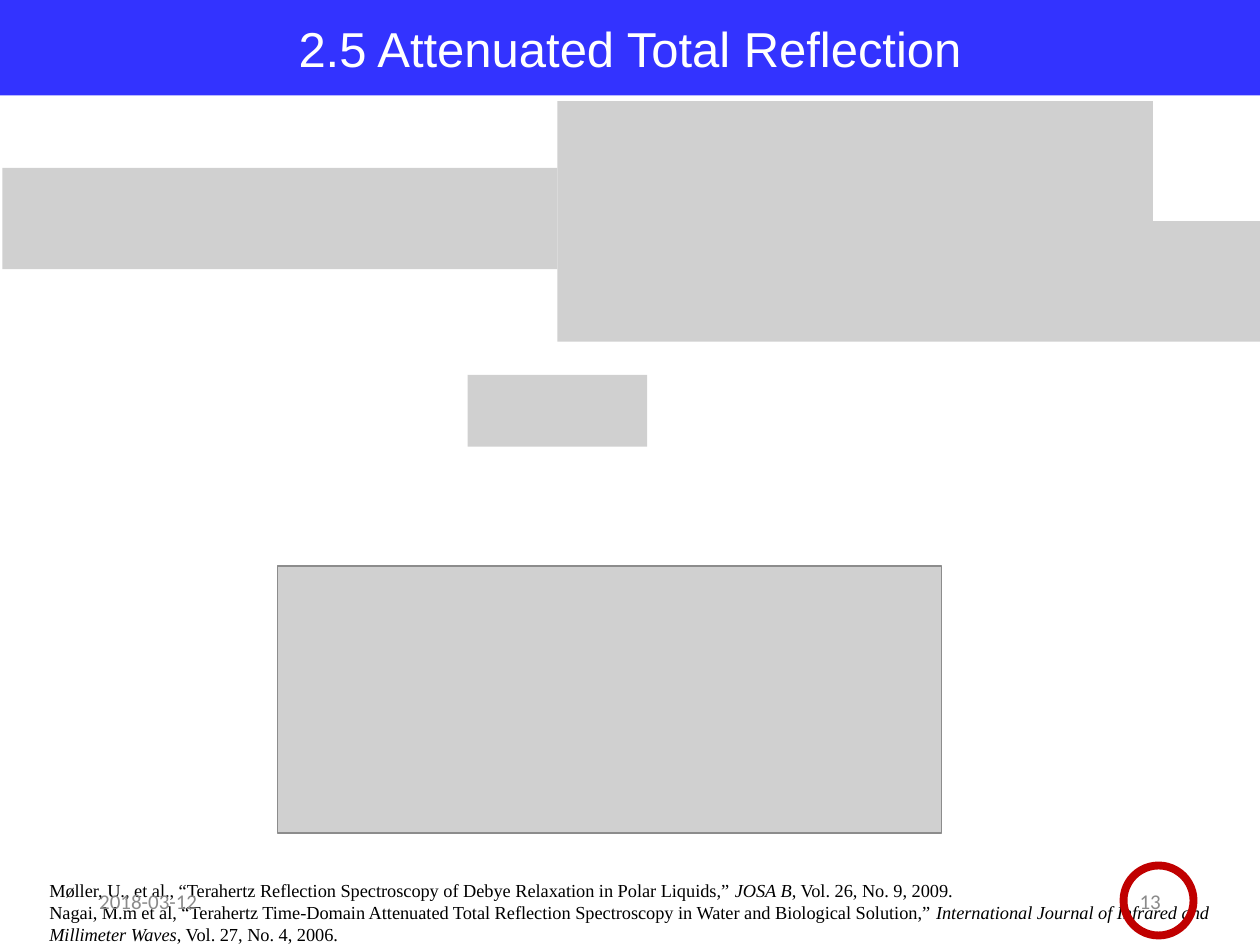
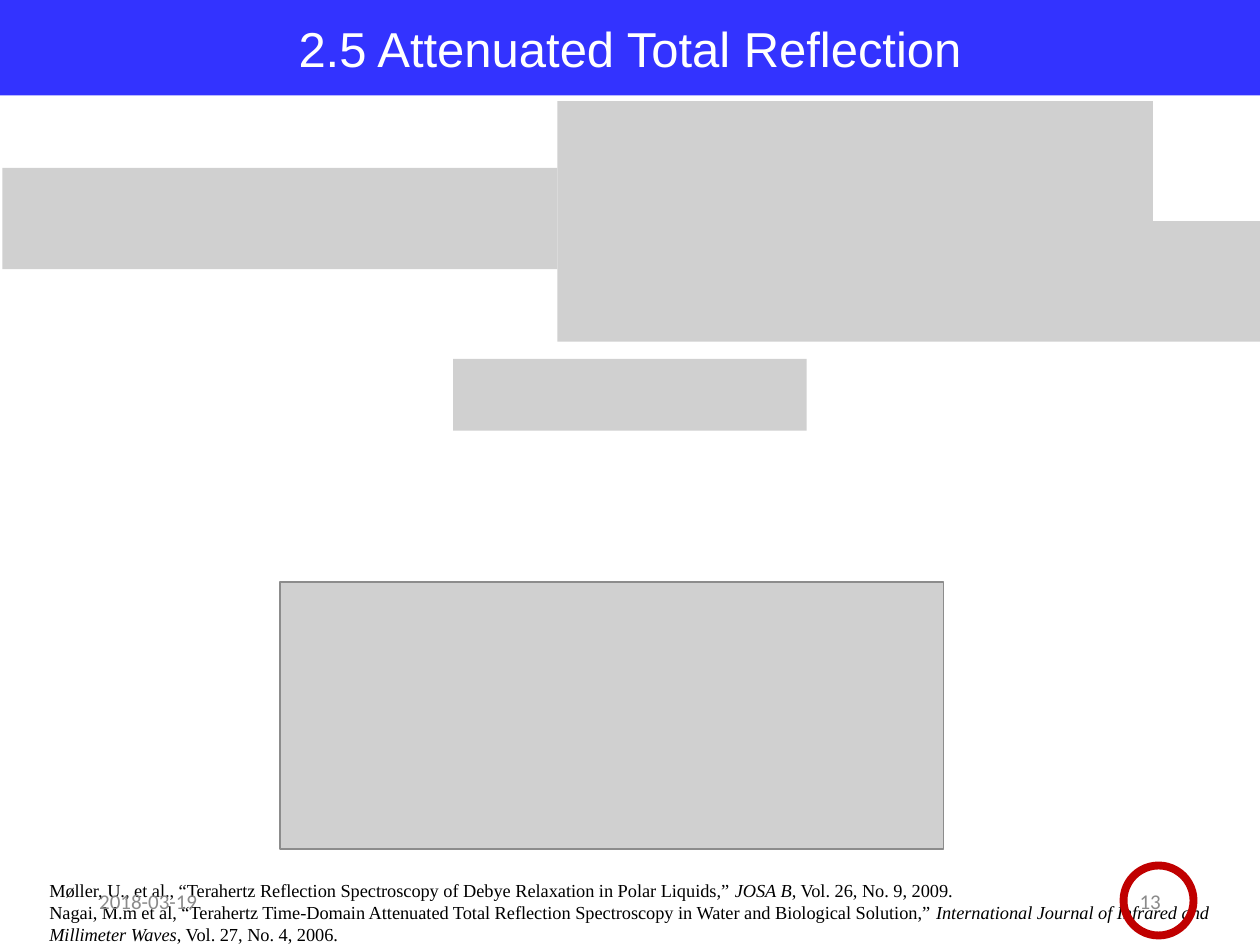
Before and after one commit to jglee96/NBTP_Lab, a slide deck: slide 13 of Terahertz Metrology/Ch2/Terahertz Metrology_Ch2.pptx. Drawn at 1260x945 pixels with LibreOffice and Linux fonts; fonts in the diff are those of the drawing; grey boxes stand for pictures. Boxes give left, top, right and bottom in pixels: in the first picture for what was removed or moved away, otherwise in the second. Text is boxed around its words. In the diff, an @@ line names an element or a change of style, - is before the commit and + after.

```diff
--- a/Terahertz Metrology/Ch2/Terahertz Metrology_Ch2.pptx
+++ b/Terahertz Metrology/Ch2/Terahertz Metrology_Ch2.pptx
@@ picture: place and size @@
-picture at [467,374,648,446]
+picture at [454,359,808,431]
@@ picture: place and size @@
-picture at [277,566,941,833]
+picture at [280,582,944,849]
@@ text at [99,891,197,915]: text changed @@
-2018-03-12
+2018-03-19
```
Also in this commit, not shown: 22 other slides changed, 6 other files.
